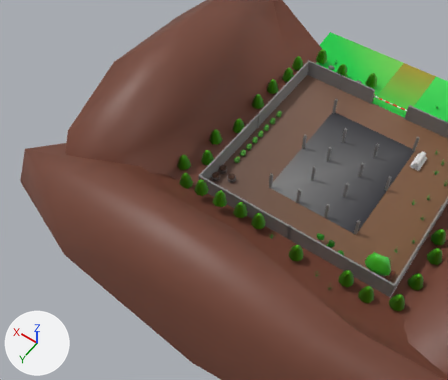
Renders of the glTF model assets/maps/EvrmHub.glb from each side of a commit.
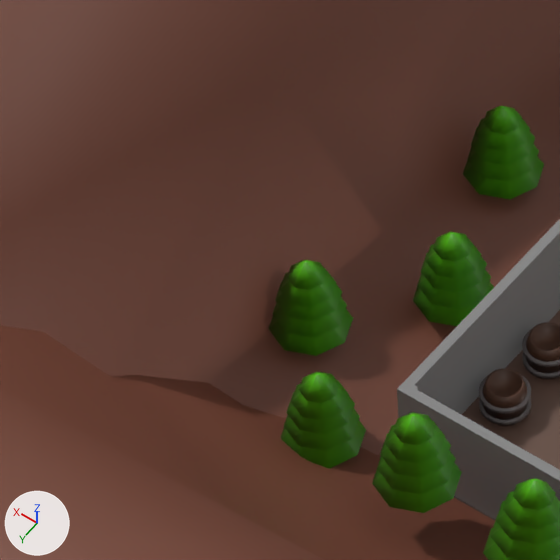
There are two pictures of each version: one from a 50 mm camera at (-21.2, 61.3, 74.5) aimed at (12.8, 13.8, -0.2), one close up on the part from 30% to 50% of the width and 29% to 54% of the height. Every picture has the same lights, and +X, +Y and +Z are marked at lower left. The last two pictures show the newer version. Where no turn or scale is listed for an object, it has been applied to the vertices.

The scene before the commit, as lines of its bpy script (objects in view):
```python
me_cube_004 = bpy.data.meshes.new('Cube.004')
me_cube_004.from_pydata(...)  # 8 vertices, 12 faces; spans x -16.0..16.0, y -16.0..16.0, z 0.0..0.1
me_cube_004.materials.append(mat_material)
me_cylinder_014 = bpy.data.meshes.new('Cylinder.014')
me_cylinder_014.from_pydata(...)  # 136 vertices, 242 faces; spans x -1.09..1.09, y -1.09..1.09, z -0.01..2.99
me_cylinder_014.materials.append(mat_material)
me_cylinder_029 = bpy.data.meshes.new('Cylinder.029')
me_cylinder_029.from_pydata(...)  # 136 vertices, 242 faces; spans x -1.09..1.09, y -1.09..1.09, z -0.01..2.99
me_cylinder_029.materials.append(mat_material)
ob_floor = bpy.data.objects.new('Floor', me_cube_004)
ob_floor.location = (0.0, -0.14, -0.1)
ob_treelpr1_011 = bpy.data.objects.new('TreeLpr1.011', me_cylinder_014)
ob_treelpr1_011.location = (17.86, 16.57, 0.0)
ob_treelpr1_026 = bpy.data.objects.new('TreeLpr1.026', me_cylinder_029)
ob_treelpr1_026.location = (20.21, 14.01, 0.23)
# also in view: 'TreeLpr1.010' at (17.9, 11.0, 1.5); 'Barel.002' at (14.9, 11.1, 0.6); 'TreeLpr1.030' at (14.2, 17.5, 3.4); 'Wall' at (0.0, -0.1, 1.5); 'Icosphere' at (0.0, 27.2, 8.5)
```
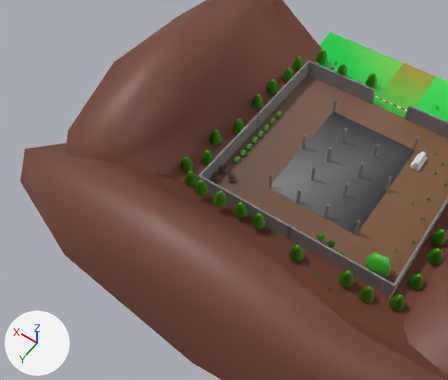
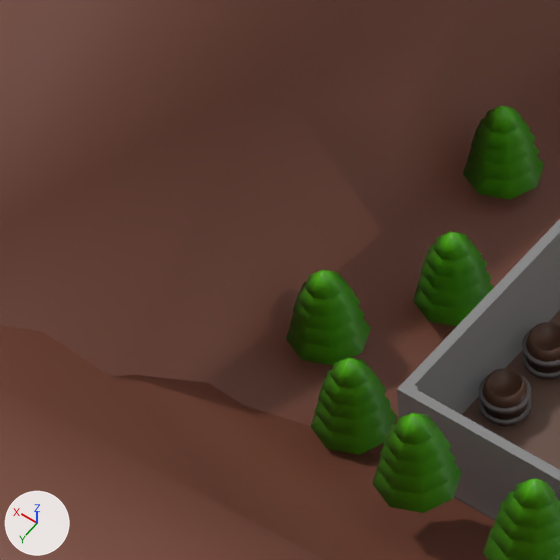
Scene script edits in JSON lines:
```json
{"op": "set", "path": "ob_treelpr1_011.location", "old": "(17.86, 16.57, 0.0)", "new": "(17.51, 15.77, 0.0)"}
{"op": "set", "path": "ob_treelpr1_026.location", "old": "(20.21, 14.01, 0.23)", "new": "(19.65, 14.01, 0.23)"}
```

Pixel boxes (x1, y1, x2, y2) of what changed, in the close-ups (560 x 560 px):
```json
{"object": "TreeLpr1.011", "change": "moved", "before": [281, 371, 366, 468], "after": [310, 357, 397, 455]}
{"object": "TreeLpr1.026", "change": "moved", "before": [268, 259, 353, 356], "after": [286, 269, 371, 366]}
```
